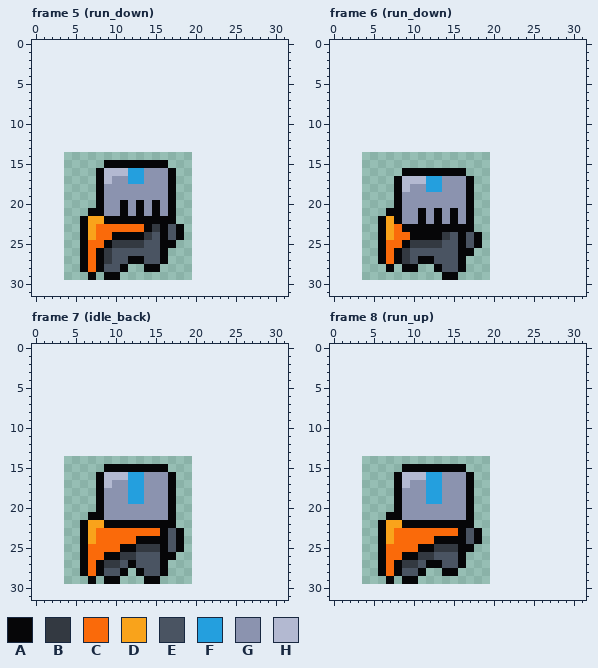
A pixel-art file gets an edit: assets/sprites/WIP/Knight.ase. The picture above is the old version.
16x16 pixels, 9 frames. Shown: frame 5 (run_down), frame 6 (run_down), frame 7 (idle_back), frame 8 (run_up). The old version is drawn lined up with the new one, on the new canvas. The commit also changed other frames, which this record leaves out.
Palette (. is transparent): A #060608  B #333941  C #fa6a0a  D #f9a31b  E #4a5462  F #249fde  G #8b93af  H #b3b9d1
Pixels before, frame 5 (run_down), first column x 6:
15 ...AAAAAAAA..
16 ..AHHHFFGGGA.
17 ..AHGGFFGGGA.
18 ..AGGGGGGGGA.
19 ..AGGGGGGGGA.
20 ..AGGAGAGAGA.
21 .AAGGAGAGAGA.
22 ADDAAAAAAAAA.
23 ADCCCCCCABAEA
24 ADCCAAAABEAEA
25 ACCABBBBEEAA.
26 ACABEEEEEEA..
27 ACABEEAAEEA..
28 ACAEEA..AA...
29 .A.AA........
Pixels before, frame 6 (run_down), first column x 6:
16 ...AAAAAAAA..
17 ..AHHHFFGGGA.
18 ..AHGGFFGGGA.
19 ..AGGGGGGGGA.
20 ..AGGGGGGGGA.
21 .AAGGAGAGAGA.
22 ADAGGAGAGAGA.
23 ADCAAAAAAAAA.
24 ADCCAAAABEAEA
25 ACCABBBBEEAEA
26 ACABEEEEEEAA.
27 ACABEAAEEEA..
28 .A.AA..AEEA..
29 ........AA...
Pixels before, frame 7 (idle_back), first column x 6:
15 ...AAAAAAAA..
16 ..AHHHFFGGGA.
17 ..AHGGFFGGGA.
18 ..AGGGFFGGGA.
19 ..AGGGFFGGGA.
20 ..AGGGGGGGGA.
21 .AAGGGGGGGGA.
22 ADDAAAAAAAAA.
23 ADCCCCCCCCAEA
24 ADCCCCCAAAAEA
25 ACCCCAABBBAEA
26 ACCAABBEEEAA.
27 ACABBEAEEEA..
28 ACAEEA.AEEA..
29 .A.AA...AA...
Pixels before, frame 8 (run_up), first column x 6:
15 ...AAAAAAAA..
16 ..AHHHFFGGGA.
17 ..AHGGFFGGGA.
18 ..AGGGFFGGGA.
19 ..AGGGFFGGGA.
20 ..AGGGGGGGGA.
21 .AAGGGGGGGGA.
22 ADDAAAAAAAAA.
23 ADCCCCCCCCAEA
24 ADCCCCCAAAAEA
25 ACCCCAABBBAA.
26 ACCAABBEEEA..
27 ACABBEAAEEA..
28 ACAEEA..AA...
29 .A.AA........
After:
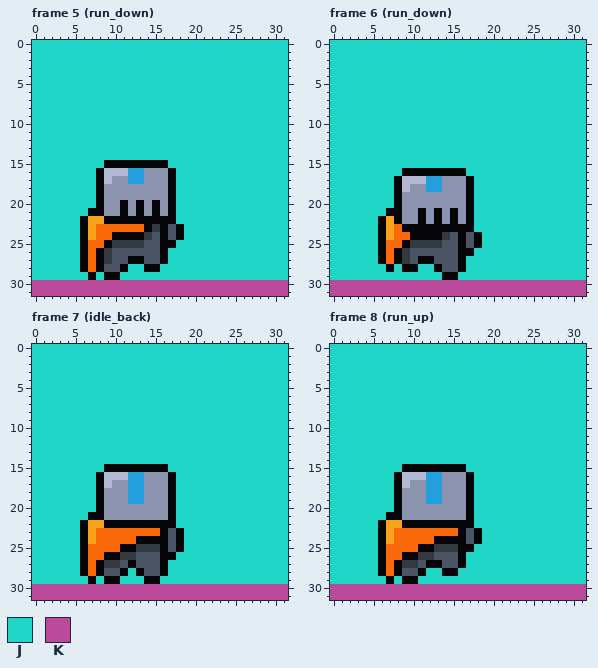
Colours new in this view: J #20d6c7  K #bc4a9b
Changes in this commit:
canvas 16x16 -> 32x32, the old top-left corner now at 4,14
Changed rows in their new state; - is an unchanged pixel.
Frame 5 (run_down):
first column x 0:
 0 JJJJJJJJJJJJJJJJJJJJJJJJJJJJJJJJ
 1 JJJJJJJJJJJJJJJJJJJJJJJJJJJJJJJJ
 2 JJJJJJJJJJJJJJJJJJJJJJJJJJJJJJJJ
 3 JJJJJJJJJJJJJJJJJJJJJJJJJJJJJJJJ
 4 JJJJJJJJJJJJJJJJJJJJJJJJJJJJJJJJ
 5 JJJJJJJJJJJJJJJJJJJJJJJJJJJJJJJJ
 6 JJJJJJJJJJJJJJJJJJJJJJJJJJJJJJJJ
 7 JJJJJJJJJJJJJJJJJJJJJJJJJJJJJJJJ
 8 JJJJJJJJJJJJJJJJJJJJJJJJJJJJJJJJ
 9 JJJJJJJJJJJJJJJJJJJJJJJJJJJJJJJJ
10 JJJJJJJJJJJJJJJJJJJJJJJJJJJJJJJJ
11 JJJJJJJJJJJJJJJJJJJJJJJJJJJJJJJJ
12 JJJJJJJJJJJJJJJJJJJJJJJJJJJJJJJJ
13 JJJJJJJJJJJJJJJJJJJJJJJJJJJJJJJJ
14 JJJJJJJJJJJJJJJJJJJJJJJJJJJJJJJJ
15 JJJJJJJJJ--------JJJJJJJJJJJJJJJ
16 JJJJJJJJ----------JJJJJJJJJJJJJJ
17 JJJJJJJJ----------JJJJJJJJJJJJJJ
18 JJJJJJJJ----------JJJJJJJJJJJJJJ
19 JJJJJJJJ----------JJJJJJJJJJJJJJ
20 JJJJJJJJ----------JJJJJJJJJJJJJJ
21 JJJJJJJ-----------JJJJJJJJJJJJJJ
22 JJJJJJ------------JJJJJJJJJJJJJJ
23 JJJJJJ-------------JJJJJJJJJJJJJ
24 JJJJJJ-------------JJJJJJJJJJJJJ
25 JJJJJJ------------JJJJJJJJJJJJJJ
26 JJJJJJ-----------JJJJJJJJJJJJJJJ
27 JJJJJJ-----------JJJJJJJJJJJJJJJ
28 JJJJJJ------JJ--JJJJJJJJJJJJJJJJ
29 JJJJJJJ-J--JJJJJJJJJJJJJJJJJJJJJ
30 KKKKKKKKKKKKKKKKKKKKKKKKKKKKKKKK
31 KKKKKKKKKKKKKKKKKKKKKKKKKKKKKKKK
Frame 6 (run_down):
first column x 0:
 0 JJJJJJJJJJJJJJJJJJJJJJJJJJJJJJJJ
 1 JJJJJJJJJJJJJJJJJJJJJJJJJJJJJJJJ
 2 JJJJJJJJJJJJJJJJJJJJJJJJJJJJJJJJ
 3 JJJJJJJJJJJJJJJJJJJJJJJJJJJJJJJJ
 4 JJJJJJJJJJJJJJJJJJJJJJJJJJJJJJJJ
 5 JJJJJJJJJJJJJJJJJJJJJJJJJJJJJJJJ
 6 JJJJJJJJJJJJJJJJJJJJJJJJJJJJJJJJ
 7 JJJJJJJJJJJJJJJJJJJJJJJJJJJJJJJJ
 8 JJJJJJJJJJJJJJJJJJJJJJJJJJJJJJJJ
 9 JJJJJJJJJJJJJJJJJJJJJJJJJJJJJJJJ
10 JJJJJJJJJJJJJJJJJJJJJJJJJJJJJJJJ
11 JJJJJJJJJJJJJJJJJJJJJJJJJJJJJJJJ
12 JJJJJJJJJJJJJJJJJJJJJJJJJJJJJJJJ
13 JJJJJJJJJJJJJJJJJJJJJJJJJJJJJJJJ
14 JJJJJJJJJJJJJJJJJJJJJJJJJJJJJJJJ
15 JJJJJJJJJJJJJJJJJJJJJJJJJJJJJJJJ
16 JJJJJJJJJ--------JJJJJJJJJJJJJJJ
17 JJJJJJJJ----------JJJJJJJJJJJJJJ
18 JJJJJJJJ----------JJJJJJJJJJJJJJ
19 JJJJJJJJ----------JJJJJJJJJJJJJJ
20 JJJJJJJJ----------JJJJJJJJJJJJJJ
21 JJJJJJJ-----------JJJJJJJJJJJJJJ
22 JJJJJJ------------JJJJJJJJJJJJJJ
23 JJJJJJ------------JJJJJJJJJJJJJJ
24 JJJJJJ-------------JJJJJJJJJJJJJ
25 JJJJJJ-------------JJJJJJJJJJJJJ
26 JJJJJJ------------JJJJJJJJJJJJJJ
27 JJJJJJ-----------JJJJJJJJJJJJJJJ
28 JJJJJJJ-J--JJ----JJJJJJJJJJJJJJJ
29 JJJJJJJJJJJJJJ--JJJJJJJJJJJJJJJJ
30 KKKKKKKKKKKKKKKKKKKKKKKKKKKKKKKK
31 KKKKKKKKKKKKKKKKKKKKKKKKKKKKKKKK
Frame 7 (idle_back):
first column x 0:
 0 JJJJJJJJJJJJJJJJJJJJJJJJJJJJJJJJ
 1 JJJJJJJJJJJJJJJJJJJJJJJJJJJJJJJJ
 2 JJJJJJJJJJJJJJJJJJJJJJJJJJJJJJJJ
 3 JJJJJJJJJJJJJJJJJJJJJJJJJJJJJJJJ
 4 JJJJJJJJJJJJJJJJJJJJJJJJJJJJJJJJ
 5 JJJJJJJJJJJJJJJJJJJJJJJJJJJJJJJJ
 6 JJJJJJJJJJJJJJJJJJJJJJJJJJJJJJJJ
 7 JJJJJJJJJJJJJJJJJJJJJJJJJJJJJJJJ
 8 JJJJJJJJJJJJJJJJJJJJJJJJJJJJJJJJ
 9 JJJJJJJJJJJJJJJJJJJJJJJJJJJJJJJJ
10 JJJJJJJJJJJJJJJJJJJJJJJJJJJJJJJJ
11 JJJJJJJJJJJJJJJJJJJJJJJJJJJJJJJJ
12 JJJJJJJJJJJJJJJJJJJJJJJJJJJJJJJJ
13 JJJJJJJJJJJJJJJJJJJJJJJJJJJJJJJJ
14 JJJJJJJJJJJJJJJJJJJJJJJJJJJJJJJJ
15 JJJJJJJJJ--------JJJJJJJJJJJJJJJ
16 JJJJJJJJ----------JJJJJJJJJJJJJJ
17 JJJJJJJJ----------JJJJJJJJJJJJJJ
18 JJJJJJJJ----------JJJJJJJJJJJJJJ
19 JJJJJJJJ----------JJJJJJJJJJJJJJ
20 JJJJJJJJ----------JJJJJJJJJJJJJJ
21 JJJJJJJ-----------JJJJJJJJJJJJJJ
22 JJJJJJ------------JJJJJJJJJJJJJJ
23 JJJJJJ-------------JJJJJJJJJJJJJ
24 JJJJJJ-------------JJJJJJJJJJJJJ
25 JJJJJJ-------------JJJJJJJJJJJJJ
26 JJJJJJ------------JJJJJJJJJJJJJJ
27 JJJJJJ-----------JJJJJJJJJJJJJJJ
28 JJJJJJ------J----JJJJJJJJJJJJJJJ
29 JJJJJJJ-J--JJJ--JJJJJJJJJJJJJJJJ
30 KKKKKKKKKKKKKKKKKKKKKKKKKKKKKKKK
31 KKKKKKKKKKKKKKKKKKKKKKKKKKKKKKKK
Frame 8 (run_up): the same change as frame 5 (run_down)
Boxes around the changes in both pictures, in picture pixels (x1, y1, x2, y2):
added: (32, 40, 288, 296)
added: (330, 40, 586, 296)
added: (32, 344, 288, 600)
added: (330, 344, 586, 600)
